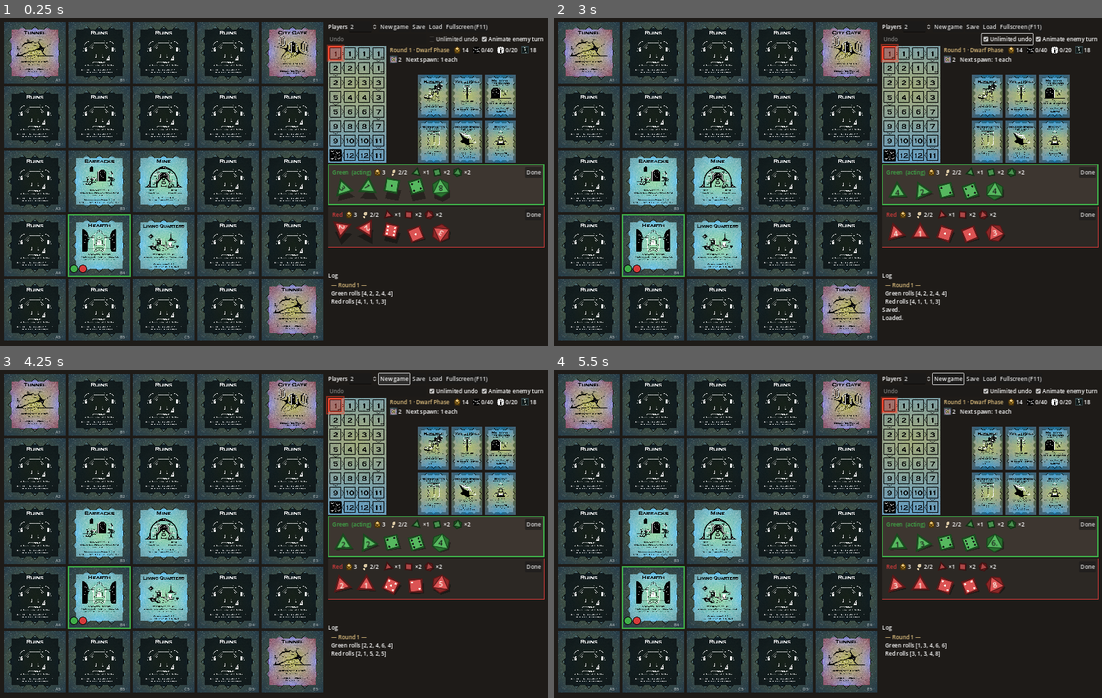
Above: before the commit, frames 1-4 (two rows, left to right).
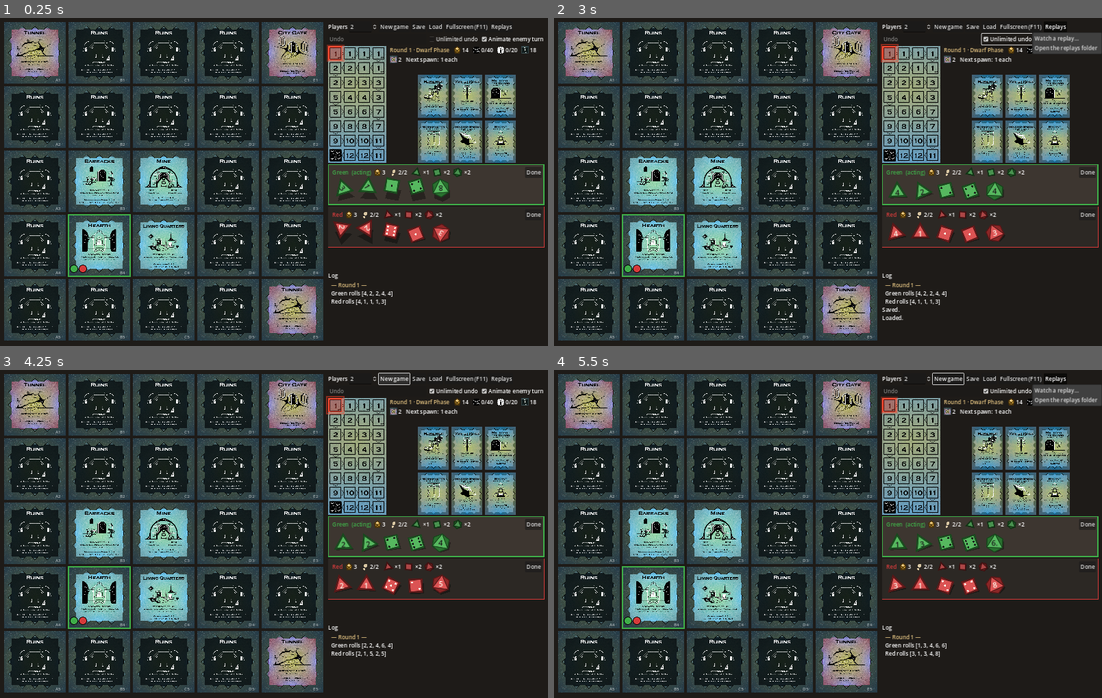
Above: after the commit, the same moments.

Repository: ra314/dwarves-ryk
Game: Godot game, scene res://scenes/main.tscn
Two runs of this game, one before a commit and one after it. Both use one fixed random seed, a clock stepped at 60 frames per second and the inputs below.
Inputs (mouse positions are in pixels of both pictures, inside the frame that each line leads up to):
- Up to frame 1 (0.25 s): no input
- Up to frame 2 (3 s): click "Save" at 0.5 s; click "Load" at 1.25 s; click "Unlimited undo" at 2 s; click (1058, 27) at 2.75 s, where only the run after the commit has a clickable "Replays"
- Up to frame 3 (4.25 s): click "New game" at 3.5 s
- Up to frame 4 (5.5 s): click "New game" at 4.25 s; click (1058, 379) at 5 s, where only the run after the commit has a clickable "Replays"

The runs differ from the first frame. In frame 1, less than 0.1% of the frame differs, in the area x 89-94%, y 1-4%; in frame 2, 0.8%, in the area x 87-100%, y 1-11%; in frame 3, less than 0.1%; in frame 4, 0.8%.

Commit message:
Record every game to a shareable replay file, and add a replay viewer
- ReplayLog (core) appends each game to user://replays/*.dwreplay as
  JSON Lines: a header with the player colours, the setup state, then
  for each command its label, events and the state after it. Undos
  are recorded and dropped when reading. The file is created at the
  first action, so games nobody played leave nothing, and a
  half-written last line from a crash is skipped.
- Because states are stored rather than just commands, replays never
  re-run the rules and keep working as the engine changes.
- Saves remember their replay (engine.meta), so loading a save carries
  on the same recording.
- Replays menu: "Watch a replay…" opens any .dwreplay file, and
  "Open the replays folder" helps find files to share.
- The viewer bar has first, back, play/pause, step forward, last, a
  scrub slider and a label for the current step. Stepping or playing
  forward replays enemy turns with the animation. Commands are blocked
  while watching, and Exit restores your game and its undo history.
- Tests: recorded random games read back to the exact final state,
  undo, event encoding, truncated files, resuming, and the viewer
  round trip in the UI. UI tests record into a scratch folder.

Co-Authored-By: Claude Opus 5.5 <noreply@anthropic.com>
Claude-Session: https://claude.ai/code/session_01LEznH7JBbSnGRsZcWA9zG6

Diff:
--- a/scripts/core/engine.gd
+++ b/scripts/core/engine.gd
@@ -10,6 +10,8 @@
 var state: GameState
 var history := UndoHistory.new()
 var unlimited_undo: bool
+## Saved and loaded with the game; the UI keeps the replay file's path here.
+var meta: Dictionary = {}
 
 
 func _init(game_data: GameData = null) -> void:
@@ -25,6 +27,7 @@
 	else:
 		rng.randomize()
 	history.clear()
+	meta = {}
 	state = GameState.create(data, players, rng)
 	var ev: Array = [Rules.event("game_started", {"players": players})]
 	rules.begin_round(state, ev)
@@ -76,7 +79,7 @@
 	if f == null:
 		return FileAccess.get_open_error()
 	var d := {"version": 1, "state": state.to_dict(), "rng_state": str(rng.state), "rng_seed": str(rng.seed),
-		"unlimited_undo": unlimited_undo}
+		"unlimited_undo": unlimited_undo, "meta": meta}
 	f.store_string(JSON.stringify(d))
 	return OK
 
@@ -92,5 +95,6 @@
 	rng.seed = int(d["rng_seed"])
 	rng.state = int(d["rng_state"])
 	unlimited_undo = bool(d.get("unlimited_undo", false))
+	meta = d.get("meta", {})
 	history.clear()
 	return OK
--- /dev/null
+++ b/scripts/core/replay_log.gd
@@ -0,0 +1,147 @@
+class_name ReplayLog
+extends RefCounted
+## Records a game as it's played, for sharing and watching back.
+##
+## A replay file (.dwreplay) is JSON Lines, appended as the game goes:
+##   {"t": "header", "version": 1, "players": [...colours], "started": "..."}
+##   {"t": "start", "state": {...}}                       the board after setup
+##   {"t": "step", "label": "Red: Dig (Mine)", "player": 1, "events": [...], "state": {...}}
+##   {"t": "undo"}                                        drops the latest step
+## Each step stores the state after it, so a replay never re-runs the rules and
+## keeps working if the engine changes. Appending keeps saves cheap and a crash
+## loses at most the last line.
+
+const VERSION := 1
+const DIR := "user://replays"
+const EXTENSION := "dwreplay"
+
+var path: String = ""
+## Folder new replays go in.
+var dir: String = DIR
+## Header and setup lines, written with the first step so games nobody played
+## (e.g. the one shown at launch) leave no file behind.
+var _pending: Array = []
+
+
+## Begins recording a game whose setup is `state`. The file is created by the
+## first step(); until then path is "".
+func start(state: GameState) -> void:
+	path = ""
+	_pending = [
+		{"t": "header", "version": VERSION, "started": Time.get_datetime_string_from_system(),
+			"players": state.players.map(func(p): return p.colour)},
+		{"t": "start", "state": state.to_dict()},
+	]
+
+
+func _create_file(players: int) -> bool:
+	DirAccess.make_dir_recursive_absolute(dir)
+	var stamp := Time.get_datetime_string_from_system(false, true).replace(":", "-").replace(" ", "_")
+	path = "%s/%s_%dp.%s" % [dir, stamp, players, EXTENSION]
+	var n := 2
+	while FileAccess.file_exists(path):
+		path = "%s/%s_%dp_%d.%s" % [dir, stamp, players, n, EXTENSION]
+		n += 1
+	var f := FileAccess.open(path, FileAccess.WRITE)
+	if f == null:
+		path = ""
+		return false
+	for line in _pending:
+		f.store_line(JSON.stringify(line))
+	_pending = []
+	return true
+
+
+## Carries on appending to an existing replay (e.g. after loading a save).
+func resume(existing: String) -> bool:
+	if existing == "" or not FileAccess.file_exists(existing):
+		return false
+	path = existing
+	_pending = []
+	return true
+
+
+func step(label: String, player: int, events: Array, state: GameState) -> void:
+	if path == "" and not _pending.is_empty() and not _create_file(state.num_players):
+		return
+	_append({"t": "step", "label": label, "player": player, "events": encode(events), "state": state.to_dict()})
+
+
+func undo() -> void:
+	_append({"t": "undo"})
+
+
+func _append(entry: Dictionary) -> void:
+	if path == "":
+		return
+	var f := FileAccess.open(path, FileAccess.READ_WRITE)
+	if f == null:
+		return
+	f.seek_end()
+	f.store_line(JSON.stringify(entry))
+
+
+## Reads a replay into frames, with undone steps removed. Frame 0 is the setup.
+## Each frame: {"label": String, "player": int, "events": Array, "state": GameState}.
+## Returns {"frames": [...], "players": [...], "error": ""}.
+static func read(file: String) -> Dictionary:
+	var f := FileAccess.open(file, FileAccess.READ)
+	if f == null:
+		return {"frames": [], "players": [], "error": "Can't open %s" % file}
+	var frames := []
+	var players := []
+	while not f.eof_reached():
+		var line := f.get_line().strip_edges()
+		if line == "":
+			continue
+		var e = JSON.parse_string(line)
+		if not (e is Dictionary):
+			continue  # a half-written last line from a crash
+		e = decode(e)
+		match e.get("t", ""):
+			"header":
+				players = e.get("players", [])
+				if int(e.get("version", 0)) > VERSION:
+					return {"frames": [], "players": players, "error": "This replay needs a newer version of the game."}
+			"start":
+				frames = [{"label": "Game start", "player": -1, "events": [], "state": GameState.from_dict(e["state"])}]
+			"step":
+				frames.append({"label": e["label"], "player": int(e["player"]), "events": e["events"],
+					"state": GameState.from_dict(e["state"])})
+			"undo":
+				if frames.size() > 1:
+					frames.pop_back()
+	if frames.is_empty():
+		return {"frames": [], "players": players, "error": "No game in %s" % file}
+	return {"frames": frames, "players": players, "error": ""}
+
+
+# --- JSON encoding of events (Vector2i and ints) -------------------------------
+
+static func encode(v):
+	if v is Vector2i:
+		return {"v2": [v.x, v.y]}
+	if v is Dictionary:
+		var out := {}
+		for k in v:
+			out[k] = encode(v[k])
+		return out
+	if v is Array:
+		return v.map(func(x): return encode(x))
+	return v
+
+
+## Undoes encode(), and turns JSON's floats back into ints.
+static func decode(v):
+	if v is Dictionary:
+		if v.size() == 1 and v.has("v2"):
+			return Vector2i(int(v["v2"][0]), int(v["v2"][1]))
+		var out := {}
+		for k in v:
+			out[k] = decode(v[k])
+		return out
+	if v is Array:
+		return v.map(func(x): return decode(x))
+	if v is float and v == floorf(v):
+		return int(v)
+	return v
--- a/scripts/ui/main.gd
+++ b/scripts/ui/main.gd
@@ -30,6 +30,16 @@
 var track_view: TrackView
 var titles_grid: GridContainer
 var log_view: RichTextLabel
+## Every game is recorded to a replay file as it's played (see ReplayLog).
+var recorder := ReplayLog.new()
+## Watching a replay: the live game is set aside and restored on exit.
+var replay_mode := false
+var replay_bar: ReplayViewer
+var replay_dialog: FileDialog
+var _stashed_state: GameState
+var _stashed_history: Array[Dictionary] = []
+var undo_row: HBoxContainer
+
 ## Enemy turn replay (optional, remembered in SETTINGS_PATH).
 var animate_enemy_turn := true
 var animating := false
@@ -98,8 +108,26 @@
 	top.add_child(_button("Save", _save))
 	top.add_child(_button("Load", _load))
 	top.add_child(_button("Fullscreen (F11)", _toggle_fullscreen))
-
-	var undo_row := HBoxContainer.new()
+	var replays := MenuButton.new()
+	replays.text = "Replays"
+	replays.flat = false
+	replays.tooltip_text = "Every game is recorded. Share a .%s file from the replays folder;\nanyone with the game can watch it here." % ReplayLog.EXTENSION
+	replays.get_popup().add_item("Watch a replay…", 0)
+	replays.get_popup().add_item("Open the replays folder", 1)
+	replays.get_popup().id_pressed.connect(func(id):
+		if id == 0:
+			replay_dialog.current_dir = ProjectSettings.globalize_path(ReplayLog.DIR)
+			replay_dialog.popup_centered_ratio(0.7)
+		else:
+			DirAccess.make_dir_recursive_absolute(ReplayLog.DIR)
+			OS.shell_open(ProjectSettings.globalize_path(ReplayLog.DIR)))
+	top.add_child(replays)
+
+	replay_bar = ReplayViewer.new(self)
+	replay_bar.visible = false
+	side.add_child(replay_bar)
+
+	undo_row = HBoxContainer.new()
 	side.add_child(undo_row)
 	undo_button = _button("Undo", _undo)
 	undo_button.size_flags_horizontal = Control.SIZE_EXPAND_FILL
@@ -171,6 +199,13 @@
 	confirm = ConfirmationDialog.new()
 	confirm.confirmed.connect(func(): confirm_action.call())
 	add_child(confirm)
+	replay_dialog = FileDialog.new()
+	replay_dialog.title = "Watch a replay"
+	replay_dialog.file_mode = FileDialog.FILE_MODE_OPEN_FILE
+	replay_dialog.access = FileDialog.ACCESS_FILESYSTEM
+	replay_dialog.filters = PackedStringArray(["*.%s ; Dwarves replays" % ReplayLog.EXTENSION])
+	replay_dialog.file_selected.connect(enter_replay)
+	add_child(replay_dialog)
 
 	# Enemy turn replay: flying tokens, an input blocker with Skip, and a banner.
 	fx_layer = Control.new()
@@ -240,15 +275,22 @@
 	_shown_round = -1
 	_build_board()
 	_log_events(ev)
+	_start_recording()
 	_refresh()
 
 
+func _start_recording() -> void:
+	recorder.start(engine.state)
+	engine.meta["replay"] = ""
+
+
 func _undo() -> void:
-	if animating:
+	if animating or replay_mode:
 		return
 	var entry := engine.undo()
 	if entry.is_empty():
 		return
+	recorder.undo()
 	selected.clear()
 	_cancel_target()
 	_log("[color=gray]Undone: %s[/color]" % entry["label"])
@@ -256,11 +298,16 @@
 
 
 func _save() -> void:
+	if replay_mode:
+		return
+	engine.meta["replay"] = recorder.path
 	var err := engine.save_to(SAVE_PATH)
 	_log("Saved." if err == OK else "[color=red]Save failed (%s).[/color]" % error_string(err))
 
 
 func _load() -> void:
+	if replay_mode:
+		exit_replay()
 	var err := engine.load_from(SAVE_PATH)
 	if err != OK:
 		_log("[color=red]Load failed (%s).[/color]" % error_string(err))
@@ -271,11 +318,14 @@
 	selected.clear()
 	_build_board()
 	_log("Loaded.")
+	# Carry on the same replay if it's still there, else start one from here.
+	if not recorder.resume(engine.meta.get("replay", "")):
+		_start_recording()
 	_refresh()
 
 
 func _run(cmd: Command) -> void:
-	if animating:
+	if animating or replay_mode:
 		return
 	_cancel_target()
 	var r := engine.execute(cmd)
@@ -286,6 +336,7 @@
 	_log("[b]%s[/b]" % engine.undo_label())
 	selected.clear()
 	var events: Array = r["events"]
+	recorder.step(engine.undo_label(), cmd.player, events, engine.state)
 	if animate_enemy_turn and events.any(func(e): return e["type"] == "enemy_phase_started"):
 		_log_events(events, false)
 		await _replay_enemy_turn(engine.history.peek()["state"].copy(), events)
@@ -362,6 +413,71 @@
 	else:
 		undo_button.text = "Undo" if engine.undo_label() == "" else "Undo (locked after a reveal)"
 	_refresh_players()
+
+
+# --- Watching replays ------------------------------------------------------------
+
+func enter_replay(file: String) -> void:
+	var r := ReplayLog.read(file)
+	if r["error"] != "":
+		_error(r["error"])
+		return
+	if not replay_mode:
+		_stashed_state = engine.state
+		_stashed_history = engine.history.entries.duplicate()
+	replay_mode = true
+	_cancel_target()
+	selected.clear()
+	undo_row.visible = false
+	replay_bar.visible = true
+	log_view.clear()
+	_log("[color=#e0c080]Watching %s (%s)[/color]" % [file.get_file(), ", ".join(r["players"])])
+	_shown_round = -1
+	replay_bar.open(r["frames"])
+
+
+func exit_replay() -> void:
+	if not replay_mode:
+		return
+	replay_bar.playing = false
+	replay_mode = false
+	engine.state = _stashed_state
+	engine.history.entries = _stashed_history
+	replay_bar.visible = false
+	undo_row.visible = true
+	acting = 0
+	selected.clear()
+	log_view.clear()
+	_log("[color=gray]Back to your game.[/color]")
+	_shown_round = -1
+	_refresh()
+
+
+## Shows one recorded frame. append_log: add just this step's lines to the log;
+## otherwise rebuild the log from the start up to this frame.
+func show_replay_frame(frames: Array, i: int, append_log: bool) -> void:
+	var f: Dictionary = frames[i]
+	engine.state = f["state"].copy()
+	if f["player"] >= 0:
+		acting = f["player"]
+	if not append_log:
+		log_view.clear()
+		for j in range(1, i + 1):
+			_log_frame(frames[j])
+	elif i > 0:
+		_log_frame(f)
+	_refresh()
+
+
+func _log_frame(f: Dictionary) -> void:
+	_log("[b]%s[/b]" % f["label"])
+	_log_events(f["events"], false)
+
+
+## Plays the enemy turn inside a recorded step, if there is one and animation is on.
+func show_replay_step(from: Dictionary, to: Dictionary) -> void:
+	if animate_enemy_turn and to["events"].any(func(e): return e["type"] == "enemy_phase_started"):
+		await _replay_enemy_turn(from["state"].copy(), to["events"])
 
 
 ## Draws the tiles and turn track from a state: the real one, or the enemy turn
@@ -531,7 +647,7 @@
 			head.add_child(thumb)
 		var done := Button.new()
 		done.text = "Done" if not p.done else "✓ done"
-		done.disabled = engine.check(MarkDoneCommand.new(p.index)) != ""
+		done.disabled = replay_mode or engine.check(MarkDoneCommand.new(p.index)) != ""
 		done.pressed.connect(func(): _run(MarkDoneCommand.new(p.index)))
 		head.add_child(done)
 
@@ -643,6 +759,9 @@
 
 
 func _toggle_die(on: bool, player: int, id: int) -> void:
+	if replay_mode:
+		_refresh()
+		return
 	if player != acting:
 		acting = player
 		selected.clear()
@@ -656,7 +775,7 @@
 # --- Tile menu ------------------------------------------------------------------------
 
 func _on_tile_clicked(pos: Vector2i) -> void:
-	if animating:
+	if animating or replay_mode:
 		return
 	if target_step.is_valid():
 		var step := target_step
--- /dev/null
+++ b/scripts/ui/replay_viewer.gd
@@ -0,0 +1,93 @@
+class_name ReplayViewer
+extends VBoxContainer
+## Controls for watching a recorded game: first/back/play/forward/last, a scrub
+## slider, and what the current step was. The main screen draws each frame.
+
+const PLAY_DELAY := 0.8  # seconds between steps while playing
+
+var main  # the main screen (untyped: main.gd has no class_name)
+var frames: Array = []
+var index: int = 0
+var playing := false
+
+var _label: Label
+var _slider: HSlider
+var _play: Button
+var _busy := false
+
+
+func _init(screen) -> void:
+	main = screen
+	var row := HBoxContainer.new()
+	add_child(row)
+	for b in [["⏮", func(): go_to(0)], ["◀", func(): go_to(index - 1)], ["▶", _toggle_play],
+			["▶|", func(): go_to(index + 1, true)], ["⏭", func(): go_to(frames.size() - 1)]]:
+		var btn := Button.new()
+		btn.text = b[0]
+		btn.custom_minimum_size = Vector2(38, 0)
+		btn.pressed.connect(b[1])
+		row.add_child(btn)
+		if b[0] == "▶":
+			_play = btn
+	_slider = HSlider.new()
+	_slider.size_flags_horizontal = Control.SIZE_EXPAND_FILL
+	_slider.size_flags_vertical = Control.SIZE_SHRINK_CENTER
+	_slider.step = 1
+	# The default track is nearly invisible on the dark background.
+	var track := StyleBoxFlat.new()
+	track.bg_color = Color("4a4238")
+	track.content_margin_top = 3
+	track.content_margin_bottom = 3
+	track.set_corner_radius_all(3)
+	_slider.add_theme_stylebox_override("slider", track)
+	var filled := track.duplicate()
+	filled.bg_color = Color("c9a45c")
+	_slider.add_theme_stylebox_override("grabber_area", filled)
+	_slider.add_theme_stylebox_override("grabber_area_highlight", filled)
+	_slider.value_changed.connect(func(v): if int(v) != index: go_to(int(v)))
+	row.add_child(_slider)
+	var exit := Button.new()
+	exit.text = "Exit replay"
+	exit.pressed.connect(func(): playing = false; main.exit_replay())
+	row.add_child(exit)
+	_label = Label.new()
+	_label.text_overrun_behavior = TextServer.OVERRUN_TRIM_ELLIPSIS
+	add_child(_label)
+
+
+func open(replay_frames: Array) -> void:
+	frames = replay_frames
+	playing = false
+	_play.text = "▶"
+	_slider.max_value = frames.size() - 1
+	index = -1
+	go_to(0)
+
+
+## Shows frame i. Stepping one forward replays that step's enemy turn, if any.
+func go_to(i: int, animate: bool = false) -> void:
+	i = clampi(i, 0, frames.size() - 1)
+	if _busy or i == index:
+		return
+	_busy = true
+	var step_forward := i == index + 1
+	if animate and step_forward:
+		await main.show_replay_step(frames[index], frames[i])
+	index = i
+	main.show_replay_frame(frames, i, step_forward)
+	_slider.set_value_no_signal(i)
+	var f: Dictionary = frames[i]
+	_label.text = "Step %d of %d · Round %d · %s" % [i, frames.size() - 1, f["state"].round, f["label"]]
+	_busy = false
+
+
+func _toggle_play() -> void:
+	playing = not playing
+	_play.text = "⏸" if playing else "▶"
+	if playing and index >= frames.size() - 1:
+		go_to(0)
+	while playing and index < frames.size() - 1:
+		await go_to(index + 1, true)
+		await main.get_tree().create_timer(PLAY_DELAY).timeout
+	playing = false
+	_play.text = "▶"
--- a/tests/test_enemy_replay.gd
+++ b/tests/test_enemy_replay.gd
@@ -8,6 +8,14 @@
 func before_each() -> void:
 	main = load("res://scenes/main.tscn").instantiate()
 	add_child_autofree(main)
+	main.recorder.dir = "user://test_replays"  # keep tests out of the real replays folder
+
+
+func after_each() -> void:
+	var d := DirAccess.open("user://test_replays")
+	if d:
+		for f in d.get_files():
+			d.remove(f)
 
 
 func _board_key(s: GameState) -> Array:
--- /dev/null
+++ b/tests/test_replay_log.gd
@@ -0,0 +1,96 @@
+extends "res://tests/engine_test_base.gd"
+## Recording games to .dwreplay files and reading them back.
+
+const DIR := "user://test_replays"
+
+
+func after_each() -> void:
+	var d := DirAccess.open(DIR)
+	if d:
+		for f in d.get_files():
+			d.remove(f)
+
+
+func _record(players: int, seed: int, steps: int, undo_every: int = 0) -> ReplayLog:
+	new_game(players, seed)
+	var rec := ReplayLog.new()
+	rec.dir = DIR
+	rec.start(s)
+	var pick := RandomNumberGenerator.new()
+	pick.seed = seed
+	var n := 0
+	while not s.is_over() and n < steps:
+		var cmds := RandomPlayer.legal_commands(engine)
+		var cmd: Command = cmds[pick.randi_range(0, cmds.size() - 1)]
+		var r := engine.execute(cmd)
+		rec.step(engine.undo_label(), cmd.player, r["events"], s)
+		n += 1
+		if undo_every > 0 and n % undo_every == 0 and engine.can_undo():
+			engine.undo()
+			rec.undo()
+	return rec
+
+
+func test_no_file_until_something_happens() -> void:
+	new_game(2)
+	var rec := ReplayLog.new()
+	rec.dir = DIR
+	rec.start(s)
+	assert_eq(rec.path, "")
+	var r := engine.execute(MoveCommand.new(0, BARRACKS))
+	rec.step(engine.undo_label(), 0, r["events"], s)
+	assert_ne(rec.path, "")
+	assert_true(FileAccess.file_exists(rec.path))
+	assert_eq(rec.path.get_extension(), "dwreplay")
+
+
+func test_replay_ends_on_the_final_state() -> void:
+	for seed in [1, 2, 3]:
+		var rec := _record(1 + seed, seed, 400)
+		var r := ReplayLog.read(rec.path)
+		assert_eq(r["error"], "")
+		assert_eq(r["frames"].back()["state"].to_dict(), s.to_dict(), "seed %d" % seed)
+		assert_eq(r["players"].size(), s.num_players)
+
+
+func test_undone_steps_are_dropped() -> void:
+	var rec := _record(2, 5, 200, 7)
+	var r := ReplayLog.read(rec.path)
+	assert_eq(r["frames"].back()["state"].to_dict(), s.to_dict())
+	# Every frame's state is the one after its step: frames line up with history.
+	assert_eq(r["frames"][0]["label"], "Game start")
+
+
+func test_events_keep_positions_and_ints() -> void:
+	new_game(2)
+	var rec := ReplayLog.new()
+	rec.dir = DIR
+	rec.start(s)
+	var r := engine.execute(MoveCommand.new(0, BARRACKS))
+	rec.step(engine.undo_label(), 0, r["events"], s)
+	var e: Dictionary = ReplayLog.read(rec.path)["frames"][1]["events"][0]
+	assert_eq(e["type"], "noble_moved")
+	assert_eq(e["to"], BARRACKS)
+	assert_typeof(e["player"], TYPE_INT)
+
+
+func test_half_written_last_line_is_ignored() -> void:
+	var rec := _record(2, 9, 30)
+	var f := FileAccess.open(rec.path, FileAccess.READ_WRITE)
+	f.seek_end()
+	f.store_string("{\"t\": \"step\", \"label\": \"cut off")
+	f = null
+	var r := ReplayLog.read(rec.path)
+	assert_eq(r["error"], "")
+	assert_eq(r["frames"].back()["state"].to_dict(), s.to_dict())
+
+
+func test_resume_appends_to_same_file() -> void:
+	var rec := _record(2, 4, 10)
+	var first := rec.path
+	var again := ReplayLog.new()
+	assert_true(again.resume(first))
+	var r := engine.execute(MarkDoneCommand.new(0)) if engine.check(MarkDoneCommand.new(0)) == "" else {"events": []}
+	again.step("more", 0, r["events"], s)
+	assert_eq(again.path, first)
+	assert_eq(ReplayLog.read(first)["frames"].back()["label"], "more")
--- a/tests/test_ui_smoke.gd
+++ b/tests/test_ui_smoke.gd
@@ -7,6 +7,14 @@
 func before_each() -> void:
 	main = load("res://scenes/main.tscn").instantiate()
 	add_child_autofree(main)
+	main.recorder.dir = "user://test_replays"  # keep tests out of the real replays folder
+
+
+func after_each() -> void:
+	var d := DirAccess.open("user://test_replays")
+	if d:
+		for f in d.get_files():
+			d.remove(f)
 
 
 func test_scene_builds_board_and_trays() -> void:
@@ -152,3 +160,30 @@
 	assert_string_contains(tip, "Red must agree")
 	assert_string_contains(tip, "Taking it returns your Workmaster")
 	assert_string_contains(tip, "Bodyguard (7+) · single die")
+
+
+func test_record_then_watch_replay_and_exit() -> void:
+	main.recorder.dir = "user://test_replays"
+	main.animate_enemy_turn = false
+	main._run(MoveCommand.new(0, Vector2i(1, 2)))
+	main._run(MoveCommand.new(1, Vector2i(2, 3)))
+	main._undo()
+	main._run(MoveCommand.new(1, Vector2i(1, 2)))
+	var live: Dictionary = main.engine.state.to_dict()
+	var path: String = main.recorder.path
+	assert_ne(path, "")
+	main.enter_replay(path)
+	assert_true(main.replay_mode)
+	assert_eq(main.replay_bar.frames.size(), 3, "start + 2 moves; the undone move is gone")
+	assert_eq(main.engine.state.players[0].pos, Vector2i(1, 3), "frame 0 is the setup")
+	main._run(MoveCommand.new(0, Vector2i(1, 2)))  # ignored while watching
+	assert_eq(main.engine.state.players[0].pos, Vector2i(1, 3))
+	main.replay_bar.go_to(1)
+	assert_eq(main.engine.state.players[0].pos, Vector2i(1, 2))
+	main.replay_bar.go_to(2)
+	assert_eq(main.engine.state.players[1].pos, Vector2i(1, 2))
+	main.exit_replay()
+	assert_false(main.replay_mode)
+	assert_eq(main.engine.state.to_dict(), live, "your game is back as it was")
+	assert_true(main.engine.can_undo(), "and so is its undo history")
+	DirAccess.remove_absolute(path)
Not shown, changed: CLAUDE.md
